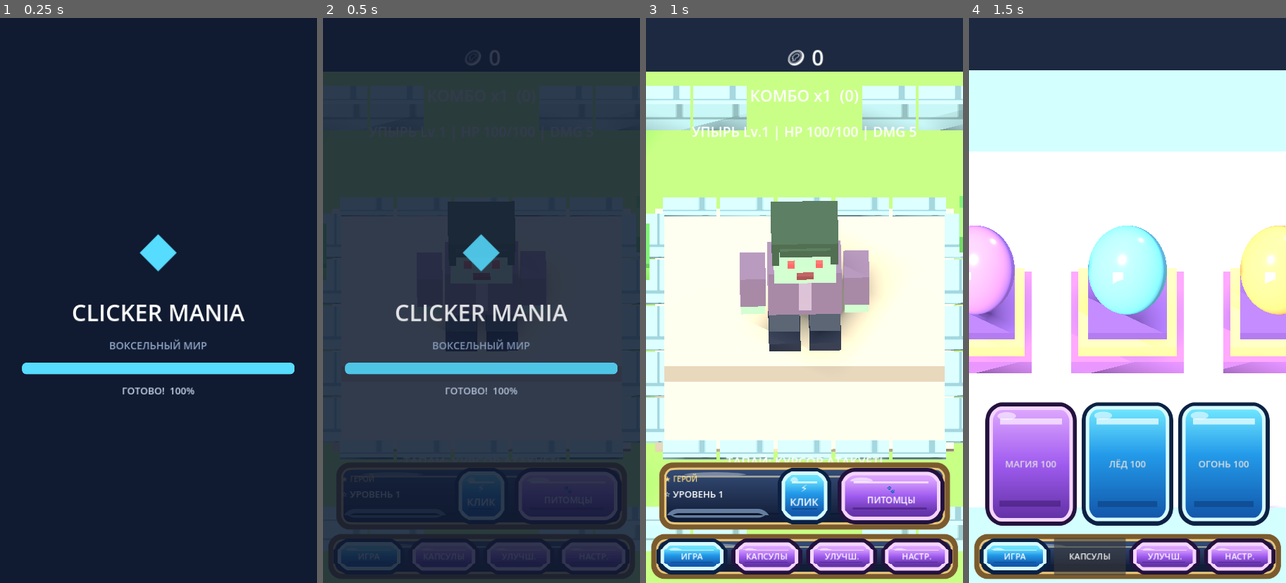
Above: before the commit, frames 1-4 (left to right).
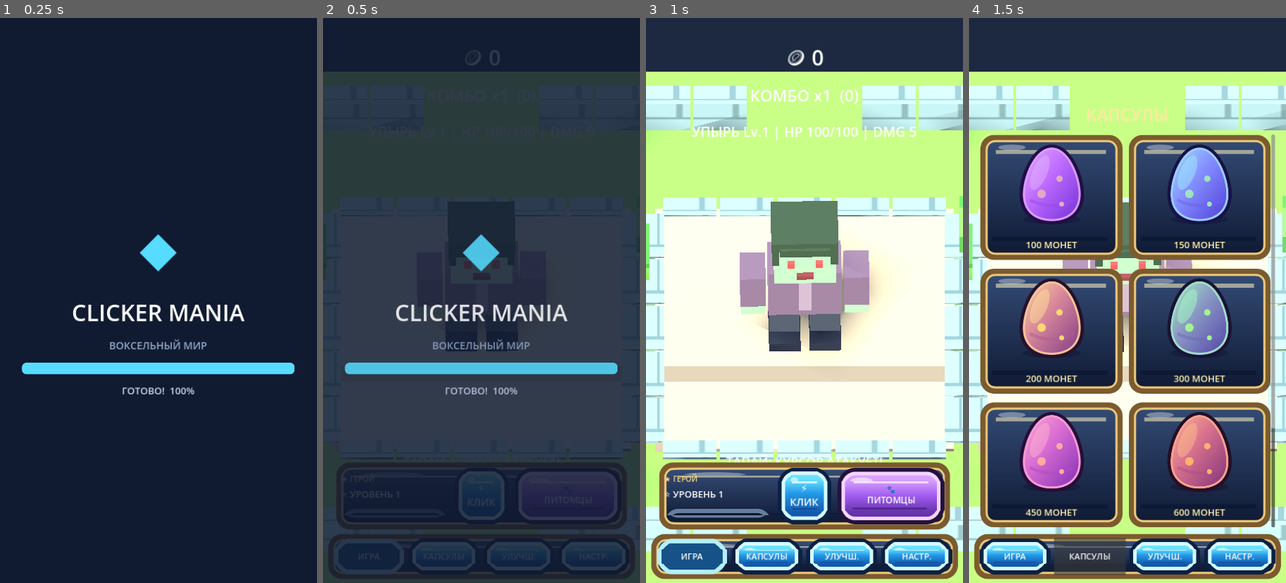
Above: after the commit, the same moments.

Repository: dozyFJ/clicker-mania
Game: Godot game, scene res://main.tscn
The game is run twice, just before and just after one commit, with the same random seed, the same clock (stepped at 60 frames per second) and the same inputs.
Inputs:
- Up to frame 1 (0.25 s): no input
- Up to frame 2 (0.5 s): no input
- Up to frame 3 (1 s): click "ИГРА" at 0.5 s
- Up to frame 4 (1.5 s): click "КАПСУЛЫ" at 1.25 s

Frame 1 is identical in both runs. In frame 2, 0.5% of the frame differs, in the area x 3-94%, y 92-99%; in frame 3, 4.1%; in frame 4, 79%, in the area x 0-100%, y 9-100%.
Error in both runs: Invalid access to property or key 'position' on a base object of type 'Nil'. (res://main.gd:574)

Commit message:
Build two-column scrollable capsule catalog with tappable egg cards and active bottom tabs

Diff:
--- a/pages.gd
+++ b/pages.gd
@@ -3,6 +3,9 @@
 var game: Node3D
 var page: PanelContainer
 var capsule_hud: Control
+var tab_buttons: Array[Button] = []
+var selected_capsule: int = 0
+var capsule_prices := [100, 150, 200, 300, 450, 600, 800, 1000]
 var heading: Label
 var body: VBoxContainer
 var egg_button: Button
@@ -44,6 +47,7 @@
 		btn.add_theme_stylebox_override("focus", StyleBoxEmpty.new())
 		btn.pressed.connect(show_page.bind(int(entry[1])))
 		tabs.add_child(btn)
+		tab_buttons.append(btn)
 	page = PanelContainer.new()
 	page.anchor_left = 0.025
 	page.anchor_right = 0.975
@@ -105,27 +109,72 @@
 	spacer.size_flags_vertical = Control.SIZE_EXPAND_FILL
 	body.add_child(spacer)
 	capsule_hud = Control.new()
-	capsule_hud.anchor_left = 0.05
-	capsule_hud.anchor_right = 0.95
-	capsule_hud.anchor_top = 0.68
+	capsule_hud.anchor_left = 0.035
+	capsule_hud.anchor_right = 0.965
+	capsule_hud.anchor_top = 0.15
 	capsule_hud.anchor_bottom = 1.0
-	capsule_hud.offset_bottom = -128
+	capsule_hud.offset_bottom = -126
 	add_child(capsule_hud)
+	var title := Label.new()
+	title.text = "КАПСУЛЫ"
+	title.anchor_right = 1.0
+	title.offset_bottom = 62
+	title.horizontal_alignment = HORIZONTAL_ALIGNMENT_CENTER
+	title.add_theme_font_size_override("font_size", 38)
+	title.add_theme_color_override("font_color", Color("#ffe8a3"))
+	capsule_hud.add_child(title)
+	var scroll := ScrollContainer.new()
+	scroll.anchor_left = 0.0
+	scroll.anchor_right = 1.0
+	scroll.anchor_top = 0.0
+	scroll.anchor_bottom = 1.0
+	scroll.offset_top = 72
+	scroll.horizontal_scroll_mode = ScrollContainer.SCROLL_MODE_DISABLED
+	scroll.vertical_scroll_mode = ScrollContainer.SCROLL_MODE_AUTO
+	capsule_hud.add_child(scroll)
 	var grid := GridContainer.new()
-	grid.columns = 3
-	grid.set_anchors_and_offsets_preset(Control.PRESET_FULL_RECT)
-	grid.add_theme_constant_override("h_separation", 9)
-	capsule_hud.add_child(grid)
-	for i in range(3):
+	grid.columns = 2
+	grid.size_flags_horizontal = Control.SIZE_EXPAND_FILL
+	grid.add_theme_constant_override("h_separation", 12)
+	grid.add_theme_constant_override("v_separation", 18)
+	scroll.add_child(grid)
+	for i in range(capsule_prices.size()):
 		var tile := Button.new()
-		tile.text = ["МАГИЯ", "ЛЁД", "ОГОНЬ"][i] + " 100"
+		tile.text = ""
+		tile.custom_minimum_size = Vector2(0, 285)
 		tile.size_flags_horizontal = Control.SIZE_EXPAND_FILL
-		tile.size_flags_vertical = Control.SIZE_EXPAND_FILL
-		tile.add_theme_font_size_override("font_size", 21)
-		tile.add_theme_stylebox_override("normal", _cartoon_style(2 if i == 0 else 1, 24))
-		tile.add_theme_stylebox_override("pressed", _cartoon_style(5, 24))
-		tile.pressed.connect(_buy_egg)
+		tile.add_theme_stylebox_override("normal", _cartoon_style(0, 28))
+		tile.add_theme_stylebox_override("hover", _cartoon_style(0, 28))
+		tile.add_theme_stylebox_override("pressed", _cartoon_style(2, 28))
+		tile.add_theme_stylebox_override("focus", StyleBoxEmpty.new())
+		tile.pressed.connect(_select_capsule.bind(i))
 		grid.add_child(tile)
+		var egg := TextureRect.new()
+		egg.mouse_filter = Control.MOUSE_FILTER_IGNORE
+		egg.anchor_left = 0.10
+		egg.anchor_right = 0.90
+		egg.anchor_top = 0.04
+		egg.anchor_bottom = 0.76
+		egg.expand_mode = TextureRect.EXPAND_IGNORE_SIZE
+		egg.stretch_mode = TextureRect.STRETCH_KEEP_ASPECT_CENTERED
+		var atlas := AtlasTexture.new()
+		atlas.atlas = load("res://egg_pet_atlas.svg")
+		atlas.region = Rect2(0, 0, 256, 256)
+		egg.texture = atlas
+		egg.modulate = [Color("#e2b4ff"), Color("#9eeeff"), Color("#ffe19b"), Color("#a4ffc5"), Color("#ffb3d3"), Color("#ffbc8e"), Color("#b4baff"), Color("#f8e38e")][i]
+		tile.add_child(egg)
+		var price := Label.new()
+		price.text = str(capsule_prices[i]) + " МОНЕТ"
+		price.anchor_left = 0
+		price.anchor_right = 1
+		price.anchor_top = 0.78
+		price.anchor_bottom = 0.98
+		price.horizontal_alignment = HORIZONTAL_ALIGNMENT_CENTER
+		price.vertical_alignment = VERTICAL_ALIGNMENT_CENTER
+		price.mouse_filter = Control.MOUSE_FILTER_IGNORE
+		price.add_theme_font_size_override("font_size", 21)
+		price.add_theme_color_override("font_color", Color("#fff0ac"))
+		tile.add_child(price)
 	_load_inventory()
 	show_page(0)
 
@@ -160,8 +209,10 @@
 func show_page(tab: int) -> void:
 	var home := tab == 0
 	page.visible = tab == 2 or tab == 3
+	for i in range(tab_buttons.size()):
+		tab_buttons[i].add_theme_stylebox_override("normal", _cartoon_style(5 if i == tab else 1, 25))
 	capsule_hud.visible = tab == 1
-	game.set_capsule_scene(tab == 1)
+	game.set_capsule_scene(false)
 	game.score_label.visible = home
 	game.combo_label.visible = home
 	game.hp_label.visible = home
@@ -182,15 +233,25 @@
 		heading.text = "НАСТРОЙКИ"
 		feedback.text = "CLICKER MANIA\nЗВУК И ГРАФИКА\nСКОРО"
 
+func _select_capsule(index: int) -> void:
+	selected_capsule = index
+	egg_price = capsule_prices[index]
+	_buy_egg()
+
 func _buy_egg() -> void:
 	if hatching:
 		return
 	if game.coins < egg_price:
-		feedback.text = "НЕДОСТАТОЧНО МОНЕТ!"
+		var notice := AcceptDialog.new()
+		notice.title = "НЕДОСТАТОЧНО МОНЕТ"
+		notice.dialog_text = "Нужно " + str(egg_price) + " монет."
+		add_child(notice)
+		notice.confirmed.connect(notice.queue_free)
+		notice.popup_centered()
 		return
 	var dialog := ConfirmationDialog.new()
 	dialog.title = "КАПСУЛА ПИТОМЦА"
-	dialog.dialog_text = "Купить яйцо за 100 монет?"
+	dialog.dialog_text = "Купить капсулу за " + str(egg_price) + " монет?"
 	dialog.ok_button_text = "ДА, КУПИТЬ"
 	dialog.cancel_button_text = "НЕТ"
 	add_child(dialog)
